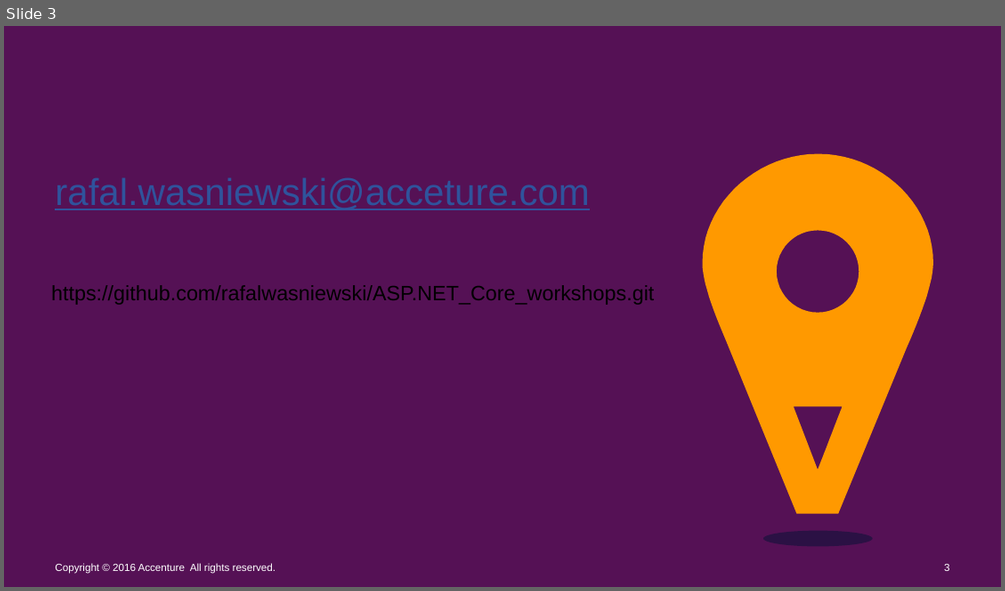
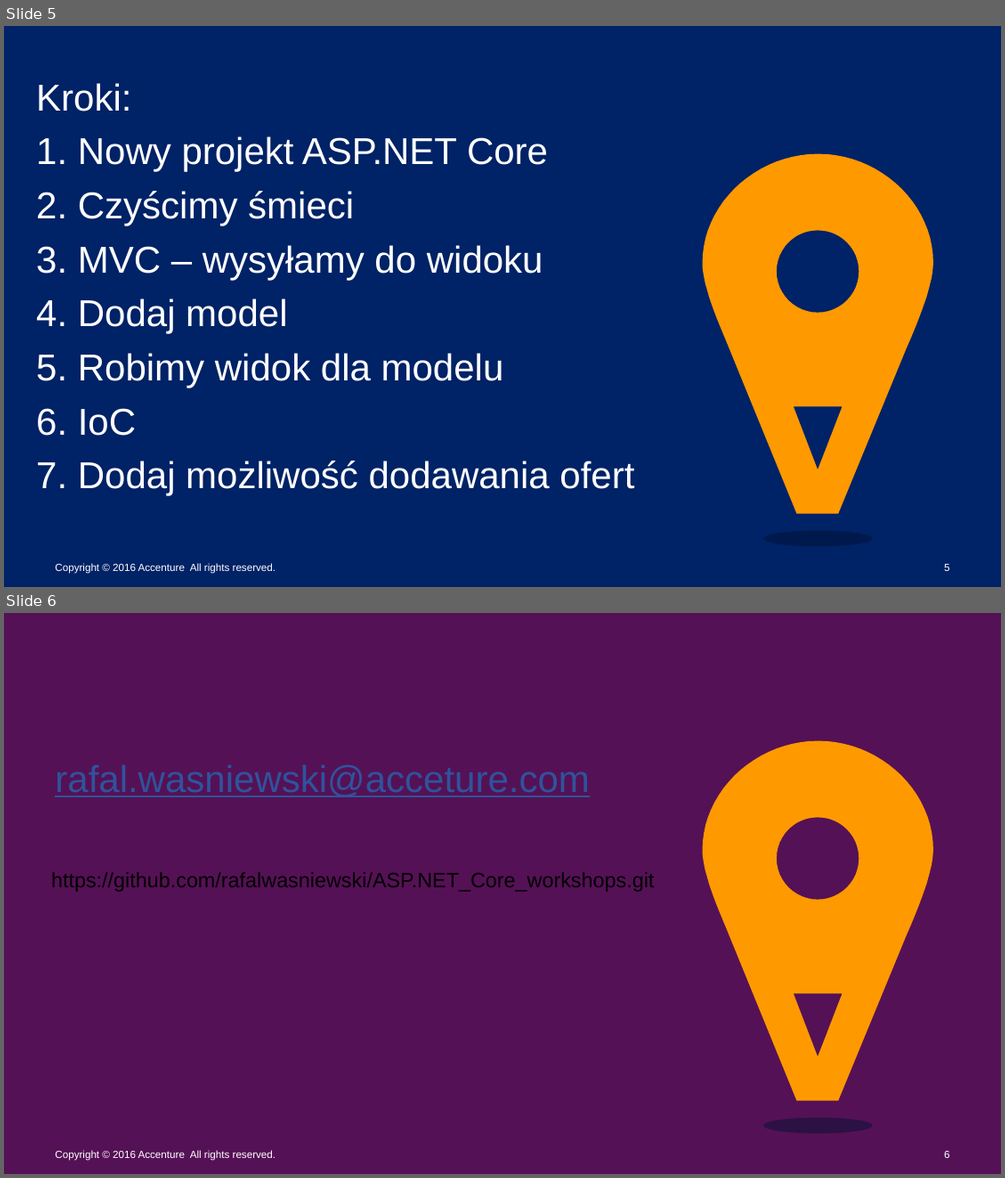
Before and after one commit to mariuszmatusiak/ASP.NET_Core_workshops, a slide deck: ASP.NET_Core.pptx. Shown one above the other, each under a label of ours: slide 3 before the commit, slides 5 and 6 after it. The pictures are 1005x591 and 1005x1178 pixels, drawn with LibreOffice and Linux fonts; fonts in the diff are those of the drawing. Boxes give left, top, right and bottom in pixels: in the first picture for what was removed or moved away, otherwise in the second. Text is boxed around its words. In the diff, an @@ line names an element or a change of style, - is before the commit and + after.

```diff
--- a/ASP.NET_Core.pptx
+++ b/ASP.NET_Core.pptx
@@ slide 5 added at [4, 26, 1001, 587], background #002266; not listed: 2 template elements that a slide beside it also shows @@
@@ title added at [36, 83, 634, 496], 36 pt, text #FFFFFF @@
+Kroki:
+1. Nowy projekt ASP.NET Core
+2. Czyścimy śmieci
+3. MVC – wysyłamy do widoku
+4. Dodaj model
+5. Robimy widok dla modelu
+6. IoC
+7. Dodaj możliwość dodawania ofert
@@ text added at [55, 563, 276, 573], 10 pt, text #FFFFFF @@
+Copyright © 2016 Accenture All rights reserved.
@@ page number added at [944, 564, 949, 571], 10 pt, text #FFFFFF @@
+5
@@ what was slide 3 is now slide 6 @@
@@ page number at [944, 1151, 949, 1158]: text changed @@
-3
+6
```
Also in this commit, not shown: 2 other slides added.
